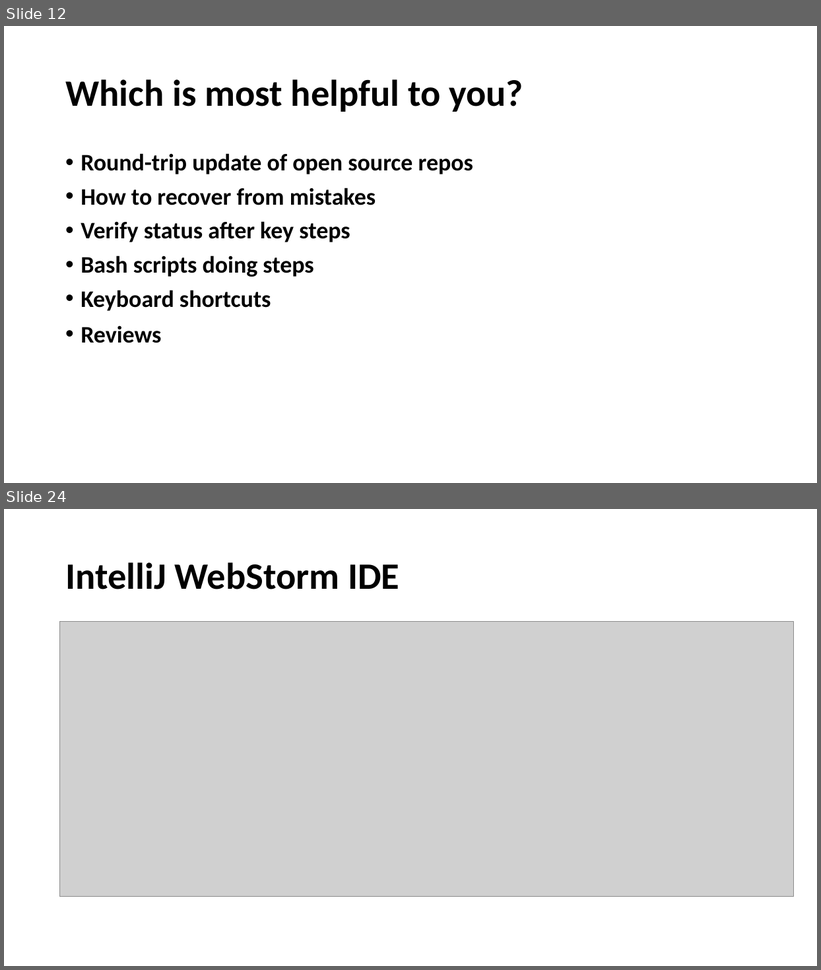
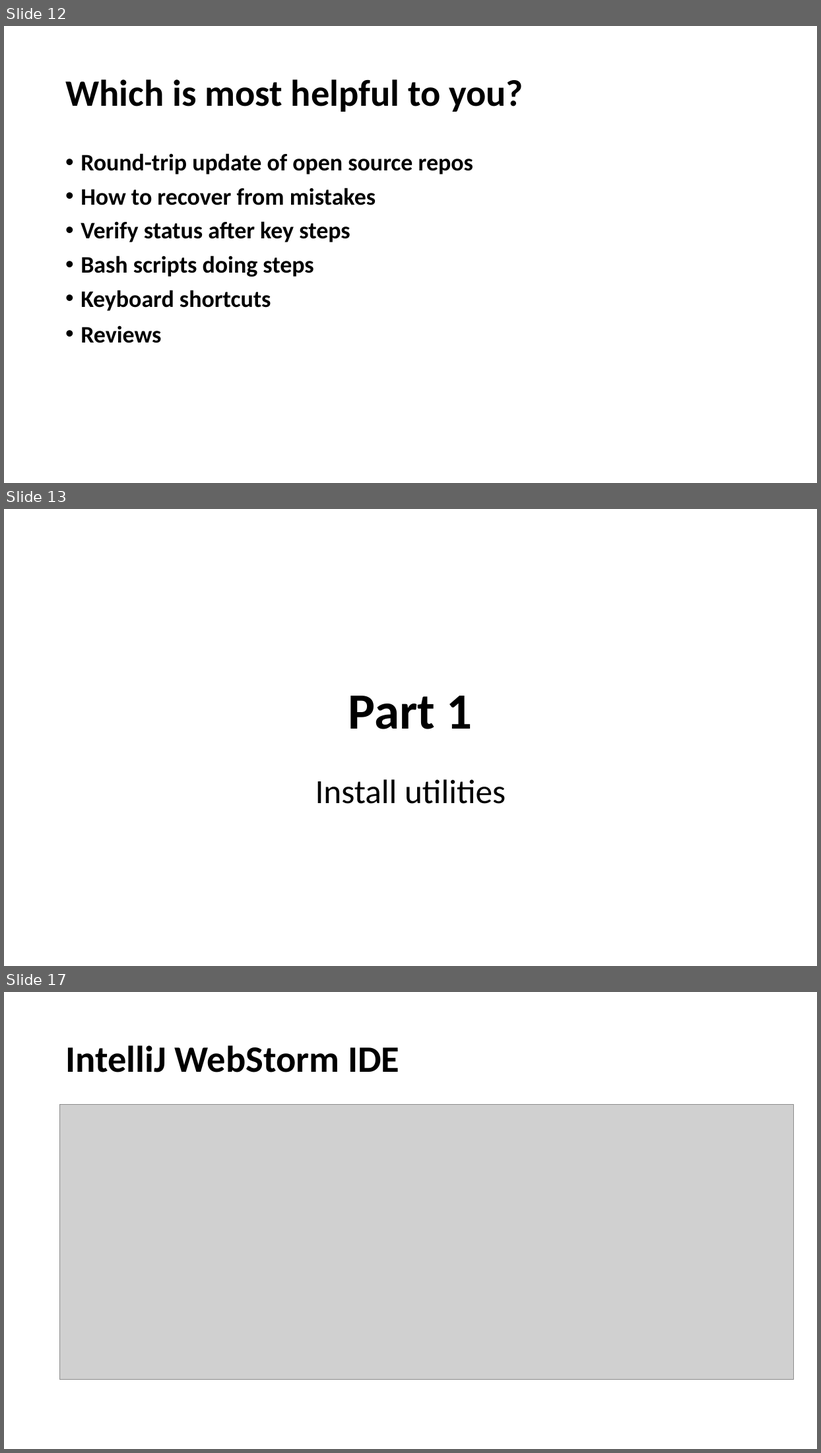
Before and after one commit to wilsonmar/wilsonmar.github.io, a slide deck: images/Git-basics-v09a.pptx. Shown one above the other, each under a label of ours: slides 12 and 24 before the commit, slides 12, 13 and 17 after it; the slides between them are not shown. The pictures are 821x970 and 821x1453 pixels, drawn with LibreOffice and Linux fonts; fonts in the diff are those of the drawing; grey boxes stand for pictures; background and template pictures are left out. Boxes give left, top, right and bottom in pixels: in the first picture for what was removed or moved away, otherwise in the second. Text is boxed around its words. In the diff, an @@ line names an element or a change of style, - is before the commit and + after.

```diff
--- a/images/Git-basics-v09a.pptx
+++ b/images/Git-basics-v09a.pptx
@@ slide 13 added at (4, 509, 817, 966), background picture (left out) @@
@@ title added at (349, 696, 473, 729), 60 pt, text #000000, bold @@
+Part 1
@@ subtitle added at (316, 780, 506, 804), 40 pt, text #000000 @@
+Install utilities
@@ what was slide 24 is now slide 17 @@
```
Also in this commit, not shown: 7 slides changed, 3 other slides added, 3 other files.
